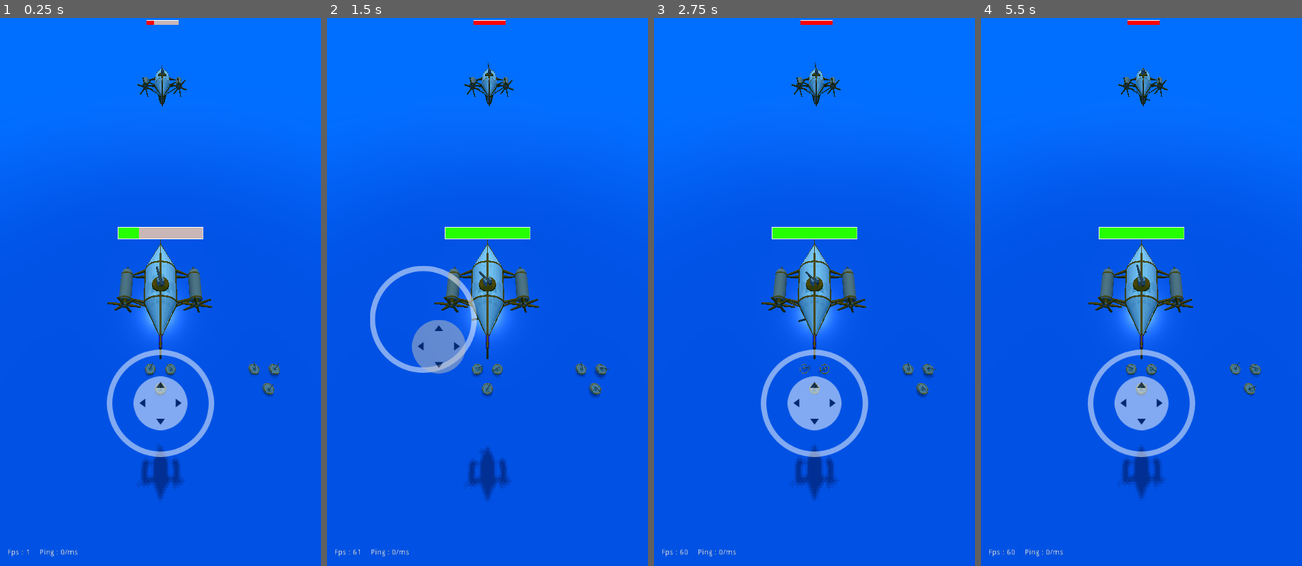
Above: before the commit, frames 1-4 (left to right).
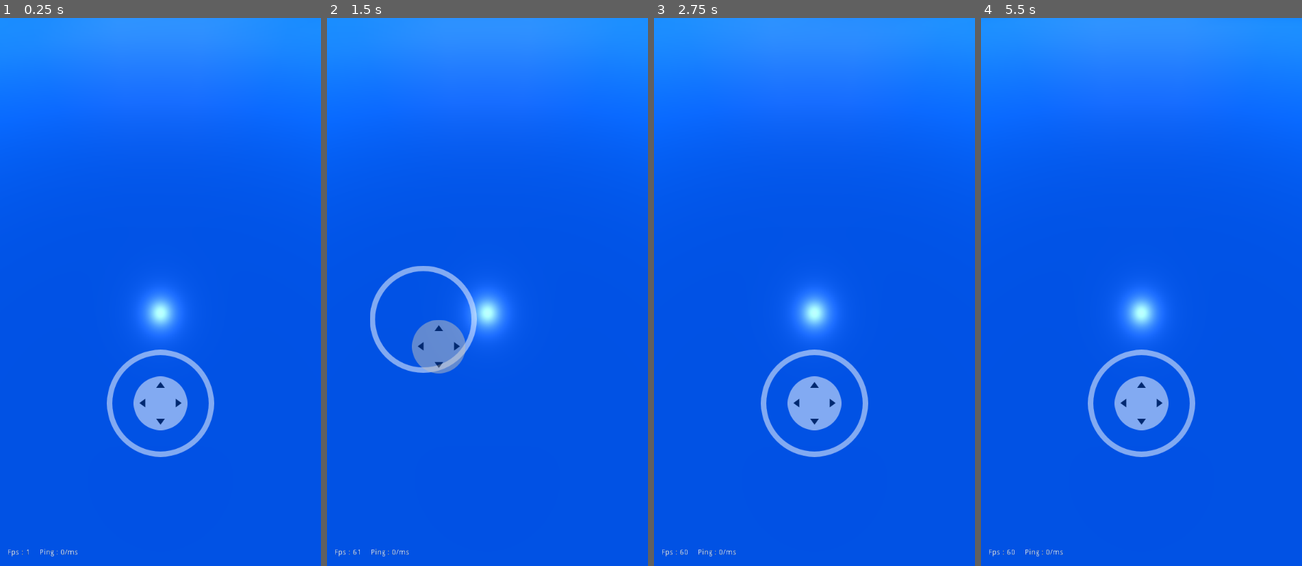
Above: after the commit, the same moments.

Repository: renosyah/sky_miner
Game: Godot game, scene res://gameplay/mp/host/gameplay.tscn
Same seed, same stepped clock (60 frames per second), same inputs: the game is played once before the commit and once after it. This scene is started directly instead of the project's main scene.
Inputs (mouse positions are in pixels of both pictures, inside the frame that each line leads up to):
- Up to frame 1 (0.25 s): no input
- Up to frame 2 (1.5 s): move the mouse to (558, 264) at 0.52 s; hold Right (ui_right) 0.53-1.25 s; click (558, 264) at 0.67 s; tap Enter at 1.25 s; drag from (423, 319) to (471, 401) at 1.27 s
- Up to frame 3 (2.75 s): move the mouse to (846, 171) at 2.02 s; hold Right (ui_right) from 2.03 s (still down)
- Up to frame 4 (5.5 s): release Right (ui_right) at 2.75 s; drag from (1125, 401) to (1045, 209) at 2.77 s; move the mouse to (1237, 374) at 3.52 s; hold Left (ui_left) 3.53-4.25 s; drag from (1045, 209) to (1093, 155) at 4.27 s; tap Space at 5 s; move the mouse to (1157, 292) at 5.02 s; hold Down (ui_down) from 5.03 s (still down); click (1157, 292) at 5.17 s

The runs differ from the first frame. In frame 1, 14% of the frame differs, in the area x 0-100%, y 0-88%; in frame 2, 14%; in frame 3, 14%; in frame 4, 14%.
Error before the commit: Invalid get index '0' (on base: 'Array'). (res://map/map.gd:36)

Commit message:
spawn programaticaly

Diff:
--- a/assets/bar-3d/hp_bar_3d.gd
+++ b/assets/bar-3d/hp_bar_3d.gd
@@ -1,5 +1,9 @@
 extends Sprite3D
 class_name HpBar3D
+
+export var tag_name :String
+export var color :Color
+export var enable_label :bool
 
 onready var _player_name = $Viewport/VBoxContainer/name
 onready var _viewport_hp_bar = $Viewport
@@ -7,15 +11,9 @@
 
 func _ready():
 	texture = _viewport_hp_bar.get_texture()
-
-func show_label(_show = true):
-	_2d_hp_bar.show_label(_show)
+	_2d_hp_bar.show_label(enable_label)
+	_2d_hp_bar.set_hp_bar_color(color)
+	_player_name.text = tag_name
 
 func update_bar(hp, max_hp : int):
 	_2d_hp_bar.update_bar(hp, max_hp)
-
-func set_hp_bar_color(_color : Color):
-	_2d_hp_bar.set_hp_bar_color(_color)
-
-func set_player_name(_name):
-	_player_name.text = _name
--- a/assets/bar-3d/hp_bar_3d.tscn
+++ b/assets/bar-3d/hp_bar_3d.tscn
@@ -13,7 +13,7 @@
 script = ExtResource( 1 )
 
 [node name="Viewport" type="Viewport" parent="."]
-size = Vector2( 250, 115 )
+size = Vector2( 250, 135 )
 transparent_bg = true
 usage = 0
 render_target_v_flip = true
@@ -22,21 +22,23 @@
 
 [node name="VBoxContainer" type="VBoxContainer" parent="Viewport"]
 margin_right = 250.0
-margin_bottom = 115.0
+margin_bottom = 135.0
 alignment = 1
 
 [node name="name" type="Label" parent="Viewport/VBoxContainer"]
-margin_top = 18.0
+margin_top = 23.0
 margin_right = 250.0
-margin_bottom = 58.0
+margin_bottom = 63.0
 rect_min_size = Vector2( 250, 40 )
+size_flags_horizontal = 6
 custom_colors/font_color_shadow = Color( 0, 0, 0, 1 )
 custom_constants/shadow_as_outline = 5
 custom_fonts/font = ExtResource( 4 )
 align = 1
+valign = 1
 
 [node name="hp_bar" parent="Viewport/VBoxContainer" instance=ExtResource( 2 )]
-margin_top = 62.0
+margin_top = 67.0
 margin_right = 250.0
-margin_bottom = 97.0
-rect_min_size = Vector2( 250, 35 )
+margin_bottom = 112.0
+rect_min_size = Vector2( 250, 45 )
--- a/entity/turret/turret.gd
+++ b/entity/turret/turret.gd
@@ -142,6 +142,8 @@
 
 	if ammo < 0:
 		ammo = max_ammo
+
+		_reload_timer.wait_time = rand_range(reload_time * 0.5, reload_time)
 		_reload_timer.start()
 		return
 
@@ -156,7 +158,7 @@
 #
 #			if _body_target != _target:
 #				return
-#
+		_firing_timer.wait_time = rand_range(fire_rate * 0.5, fire_rate)
 		_firing_timer.start()
 		firing(_target)
 
--- a/entity/unit/airship/airship.gd
+++ b/entity/unit/airship/airship.gd
@@ -24,6 +24,15 @@
 puppet var _puppet_throttle :float
 puppet var _puppet_rotate_direction :float
 puppet var _puppet_targets :Array
+
+func _ready():
+	enable_gravity = false
+
+func assign_turret_position(_turret :Turret, _pos :Vector3):
+	add_child(_turret)
+	_turret.is_master = _check_is_master()
+	_turret.translation = _pos
+	turrets.append(_turret)
 
 func assign_turret_target(_targets :Array):
 	if _is_master:
--- a/entity/unit/airship/cruiser/cruiser.gd
+++ b/entity/unit/airship/cruiser/cruiser.gd
@@ -16,12 +16,6 @@
 	_main_body.set_surface_material(2, _material)
 	_flap.set_surface_material(0, _material)
 
-	# just testing
-	turrets = [$mg, $mg2, $mg3]
-
-	for i in turrets:
-		i.is_master = _check_is_master()
-
 func moving(delta :float) -> void:
 	.moving(delta)
 
--- a/entity/unit/airship/cruiser/cruiser.tscn
+++ b/entity/unit/airship/cruiser/cruiser.tscn
@@ -7,7 +7,6 @@
 [ext_resource path="res://entity/unit/airship/cruiser/flap.obj" type="ArrayMesh" id=5]
 [ext_resource path="res://entity/unit/airship/cruiser/cabin.obj" type="ArrayMesh" id=6]
 [ext_resource path="res://entity/unit/airship/cruiser/crownest.obj" type="ArrayMesh" id=7]
-[ext_resource path="res://entity/turret/mg/mg.tscn" type="PackedScene" id=8]
 
 [sub_resource type="SpatialMaterial" id=1]
 albedo_color = Color( 0.615686, 0.615686, 0.615686, 1 )
@@ -33,6 +32,8 @@
 
 [node name="cruiser" type="KinematicBody"]
 script = ExtResource( 2 )
+speed = 4
+turret_positions = [ Vector3( 0, 0.823, 0 ), Vector3( 0, -0.864, -1.488 ), Vector3( 0, -0.864, 0.826 ) ]
 
 [node name="main_body" type="MeshInstance" parent="."]
 mesh = ExtResource( 1 )
@@ -86,15 +87,3 @@
 software_skinning_transform_normals = false
 material/0 = SubResource( 3 )
 material/1 = SubResource( 2 )
-
-[node name="mg" parent="." instance=ExtResource( 8 )]
-transform = Transform( 1, 0, 0, 0, 1, 0, 0, 0, 1, 0, 0.823445, 0 )
-ignore_body = NodePath("..")
-
-[node name="mg2" parent="." instance=ExtResource( 8 )]
-transform = Transform( 1, 0, 0, 0, 1, 0, 0, 0, 1, 0, -0.863782, -1.48808 )
-ignore_body = NodePath("..")
-
-[node name="mg3" parent="." instance=ExtResource( 8 )]
-transform = Transform( 1, 0, 0, 0, 1, 0, 0, 0, 1, 0, -0.863782, 0.82613 )
-ignore_body = NodePath("..")
--- a/entity/unit/emplacement/emplacement.gd
+++ b/entity/unit/emplacement/emplacement.gd
@@ -15,6 +15,12 @@
 
 # multiplayer func
 puppet var _puppet_targets :Array
+
+func assign_turret_position(_turret :Turret, _pos :Vector3):
+	add_child(_turret)
+	_turret.is_master = _check_is_master()
+	_turret.translation = _pos
+	turrets.append(_turret)
 
 func assign_turret_target(_targets :Array):
 	if _is_master:
--- a/entity/unit/emplacement/turret_platform/turret_platform.gd
+++ b/entity/unit/emplacement/turret_platform/turret_platform.gd
@@ -1,8 +1 @@
 extends Emplacement
-
-func _ready():
-	# just testing
-	turrets = [$mg, $mg2, $mg3]
-
-	for i in turrets:
-		i.is_master = _check_is_master()
--- a/entity/unit/emplacement/turret_platform/turret_platform.tscn
+++ b/entity/unit/emplacement/turret_platform/turret_platform.tscn
@@ -1,8 +1,7 @@
-[gd_scene load_steps=7 format=2]
+[gd_scene load_steps=6 format=2]
 
 [ext_resource path="res://entity/unit/emplacement/turret_platform/turret_platform.gd" type="Script" id=1]
 [ext_resource path="res://entity/unit/emplacement/turret_platform/platform.obj" type="ArrayMesh" id=2]
-[ext_resource path="res://entity/turret/mg/mg.tscn" type="PackedScene" id=3]
 
 [sub_resource type="SpatialMaterial" id=1]
 albedo_color = Color( 0.396078, 0.396078, 0.396078, 1 )
@@ -16,6 +15,7 @@
 
 [node name="turret_platform" type="KinematicBody"]
 script = ExtResource( 1 )
+turret_positions = [ Vector3( 0, 0.278, 1.441 ), Vector3( 1.22, 0.278, -0.81 ), Vector3( -1.213, 0.278, -0.845 ) ]
 
 [node name="MeshInstance2" type="MeshInstance" parent="."]
 transform = Transform( 1, 0, 0, 0, 1, 0, 0, 0, 1, 0, 0, 1.42049 )
@@ -41,15 +41,3 @@
 [node name="CollisionShape" type="CollisionShape" parent="."]
 transform = Transform( 1, 0, 0, 0, 1, 0, 0, 0, 1, 0, 0.226368, 0 )
 shape = SubResource( 3 )
-
-[node name="mg" parent="." instance=ExtResource( 3 )]
-transform = Transform( 1, 0, 0, 0, 1, 0, 0, 0, 1, 0, 0.277946, 1.4406 )
-ignore_body = NodePath("..")
-
-[node name="mg2" parent="." instance=ExtResource( 3 )]
-transform = Transform( 1, 0, 0, 0, 1, 0, 0, 0, 1, 1.21981, 0.277946, -0.809515 )
-ignore_body = NodePath("..")
-
-[node name="mg3" parent="." instance=ExtResource( 3 )]
-transform = Transform( 1, 0, 0, 0, 1, 0, 0, 0, 1, -1.21301, 0.277946, -0.844961 )
-ignore_body = NodePath("..")
--- a/gameplay/mp/host/gameplay.gd
+++ b/gameplay/mp/host/gameplay.gd
@@ -1,48 +1,111 @@
 extends BaseGameplayMp
 
-onready var cruiser_1 = $cruiser
-onready var cruiser_2 = $cruiser2
-onready var cruiser_3 = $cruiser3
+var island_defences :Array
+var airships :Array
+var bots :Array
 
-onready var cruiser_1_bot = $cruiser/bot
-onready var cruiser_2_bot = $cruiser2/bot
-onready var cruiser_3_bot = $cruiser3/bot
-onready var bots = [cruiser_2_bot, cruiser_3_bot]
-
-onready var turret_platform_1 = $turret_platform
-onready var turret_platform_2 = $turret_platform2
-
-onready var turret_platform_1_bot = $turret_platform/bot
-onready var turret_platform_2_bot = $turret_platform2/bot
+var player_airship :AirShip
+var player_airship_bot :Bot
 
 func _ready():
-	test_display_hp()
+	pass
+
+# test
+func on_map_ready():
+	.on_map_ready()
+	spawn_airship()
+	spawn_island_defence()
+
+func spawn_airship():
+	for i in 4:
+		var spawn_pos = _map.get_islands()[i].translation
+		var is_player_airship = (i == 0)
+
+		var airship :AirShip = preload("res://entity/unit/airship/cruiser/cruiser.tscn").instance()
+		airship.name = "airship_%s" % i
+		airship.set_network_master(Network.PLAYER_HOST_ID)
+		airship.team = i
+		airship.color_coat = Color(randf(),randf(),randf(),1)
+		add_child(airship)
+		airship.translation = spawn_pos
+		airship.translation.y = 20
+
+		var hp_bar = preload("res://assets/bar-3d/hp_bar_3d.tscn").instance()
+		hp_bar.tag_name = airship.name
+		hp_bar.enable_label = true
+		hp_bar.color = Color.green if is_player_airship else Color.red
+		airship.add_child(hp_bar)
+		hp_bar.update_bar(airship.hp, airship.max_hp)
+		airship.connect("take_damage", self, "_test_on_cruiser_take_damage",[hp_bar])
+		airship.connect("dead", self, "_test_on_cruiser_dead",[hp_bar])
+
+		var turret_index = 0
+		for turret_pos in airship.turret_positions:
+			var turret :Turret = preload("res://entity/turret/mg/mg.tscn").instance()
+			turret.name = "airship_%s_turret_%s" % [i, turret_index]
+			turret.ignore_body = airship.get_path()
+			airship.assign_turret_position(turret, turret_pos)
+			turret_index += 1
+
+		var bot :Bot = preload("res://assets/bot/bot.tscn").instance()
+		bot.enable = not is_player_airship
+		bot.team = airship.team
+		bot.unit = airship.get_path()
+		airship.add_child(bot)
+
+		if is_player_airship:
+			player_airship = airship
+			player_airship_bot = bot
+
+		if not is_player_airship:
+			airships.append(airship)
+			bots.append(bot)
+
+
+func spawn_island_defence():
+	for i in 3:
+		var spawn_pos = _map.get_islands()[i].translation
+		var defence :Emplacement = preload("res://entity/unit/emplacement/turret_platform/turret_platform.tscn").instance()
+		defence.name = "defence_%s" % i
+		defence.set_network_master(Network.PLAYER_HOST_ID)
+		defence.team = i
+		defence.color_coat = Color(randf(),randf(),randf(),1)
+		add_child(defence)
+		defence.translation = spawn_pos
+
+		var turret_index = 0
+		for turret_pos in defence.turret_positions:
+			var turret :Turret = preload("res://entity/turret/mg/mg.tscn").instance()
+			turret.name = "defence_%s_turret_%s" % [i, turret_index]
+			turret.ignore_body = defence.get_path()
+			defence.assign_turret_position(turret, turret_pos)
+			turret_index += 1
+
+		var bot :Bot = preload("res://assets/bot/bot.tscn").instance()
+		bot.enable = true
+		bot.team = defence.team
+		bot.unit = defence.get_path()
+		defence.add_child(bot)
+
+		island_defences.append(defence)
+		bots.append(bot)
 
 func _process(_delta):
-	cruiser_1.move_direction = _ui.get_joystick_direction()
-	_camera.translation = cruiser_1.translation
-	_camera.set_distance(cruiser_1.throttle * cruiser_1.speed)
+	# test player
+	if is_instance_valid(player_airship):
+		player_airship.move_direction = _ui.get_joystick_direction()
+		player_airship.assign_turret_target(player_airship_bot.get_node_path_targets())
+		_camera.translation = player_airship.translation
+		_camera.set_distance(player_airship.throttle * player_airship.speed)
 
-	# test
-	cruiser_1.assign_turret_target(cruiser_1_bot.get_node_path_targets())
-	cruiser_2.assign_turret_target(cruiser_2_bot.get_node_path_targets())
-	cruiser_3.assign_turret_target(cruiser_3_bot.get_node_path_targets())
-	turret_platform_1.assign_turret_target(turret_platform_1_bot.get_node_path_targets())
-	turret_platform_2.assign_turret_target(turret_platform_2_bot.get_node_path_targets())
-
-# test
-func test_display_hp():
-	var _cruisers = [cruiser_1, cruiser_2, cruiser_3]
-	for i in _cruisers:
-		var cruiser :AirShip = i
-		var _hp_bar = preload("res://assets/bar-3d/hp_bar_3d.tscn").instance()
-		cruiser.add_child(_hp_bar)
-		_hp_bar.update_bar(cruiser.hp, cruiser.max_hp)
-		cruiser.connect("take_damage", self, "_test_on_cruiser_take_damage",[_hp_bar])
-		cruiser.connect("dead", self, "_test_on_cruiser_dead",[_hp_bar])
-
-		if cruiser != cruiser_1:
-			_hp_bar.set_hp_bar_color(Color.red)
+	# test mob
+	for bot in bots:
+		var unit = get_node_or_null(bot.unit)
+		if is_instance_valid(unit):
+			if unit is AirShip:
+				unit.assign_turret_target(bot.get_node_path_targets())
+			elif unit is Emplacement:
+				unit.assign_turret_target(bot.get_node_path_targets())
 # test
 func _test_on_enemy_airship_patrol_timeout():
 	for i in bots:
@@ -59,9 +122,3 @@
 	_unit.translation = _map.get_random_island().translation
 	_unit.translation.y = 20
 	_hp_bar.update_bar(_unit.hp, _unit.max_hp)
-
-# test
-func on_map_ready():
-	.on_map_ready()
-	turret_platform_1.translation = _map.get_islands()[0].translation
-	turret_platform_2.translation = _map.get_islands()[1].translation
--- a/gameplay/mp/host/gameplay.tscn
+++ b/gameplay/mp/host/gameplay.tscn
@@ -1,74 +1,9 @@
-[gd_scene load_steps=5 format=2]
+[gd_scene load_steps=2 format=2]
 
 [ext_resource path="res://gameplay/mp/host/gameplay.gd" type="Script" id=1]
-[ext_resource path="res://entity/unit/airship/cruiser/cruiser.tscn" type="PackedScene" id=2]
-[ext_resource path="res://assets/bot/bot.tscn" type="PackedScene" id=3]
-[ext_resource path="res://entity/unit/emplacement/turret_platform/turret_platform.tscn" type="PackedScene" id=4]
 
 [node name="gameplay" type="Node"]
 script = ExtResource( 1 )
-
-[node name="cruiser" parent="." instance=ExtResource( 2 )]
-transform = Transform( 1, 0, 0, 0, 1, 0, 0, 0, 1, 0, 20, 0 )
-team = 1
-speed = 4
-enable_gravity = false
-margin = 5.0
-color_coat = Color( 0.00784314, 0, 1, 1 )
-
-[node name="bot" parent="cruiser" instance=ExtResource( 3 )]
-enable = false
-unit = NodePath("..")
-team = 1
-
-[node name="cruiser2" parent="." instance=ExtResource( 2 )]
-transform = Transform( 1, 0, 0, 0, 1, 0, 0, 0, 1, 0.157, 20, -21.891 )
-team = 2
-speed = 2
-enable_gravity = false
-margin = 5.0
-color_coat = Color( 1, 0.235294, 0.235294, 1 )
-acceleration = 0.25
-
-[node name="bot" parent="cruiser2" instance=ExtResource( 3 )]
-unit = NodePath("..")
-team = 2
-
-[node name="cruiser3" parent="." instance=ExtResource( 2 )]
-transform = Transform( 1, 0, 0, 0, 1, 0, 0, 0, 1, -26.91, 20, -3.742 )
-team = 2
-speed = 2
-enable_gravity = false
-margin = 5.0
-color_coat = Color( 1, 0.235294, 0.235294, 1 )
-acceleration = 0.25
-
-[node name="bot" parent="cruiser3" instance=ExtResource( 3 )]
-unit = NodePath("..")
-team = 2
-
-[node name="turret_platform" parent="." instance=ExtResource( 4 )]
-transform = Transform( 1, 0, 0, 0, 1, 0, 0, 0, 1, 12.5296, 0, 0 )
-team = 3
-hp = 1000
-max_hp = 1000
-is_bot = true
-
-[node name="bot" parent="turret_platform" instance=ExtResource( 3 )]
-transform = Transform( 1, 0, 0, 0, 1, 0, 0, 0, 1, 0, 5, 0 )
-unit = NodePath("..")
-team = 3
-
-[node name="turret_platform2" parent="." instance=ExtResource( 4 )]
-team = 3
-hp = 1000
-max_hp = 1000
-is_bot = true
-
-[node name="bot" parent="turret_platform2" instance=ExtResource( 3 )]
-transform = Transform( 1, 0, 0, 0, 1, 0, 0, 0, 1, 0, 5, 0 )
-unit = NodePath("..")
-team = 3
 
 [node name="enemy_airship_patrol" type="Timer" parent="."]
 wait_time = 2.0
Not shown: 1 places in entity/unit/airship/cruiser/cruiser.tscn that only renumber resources
